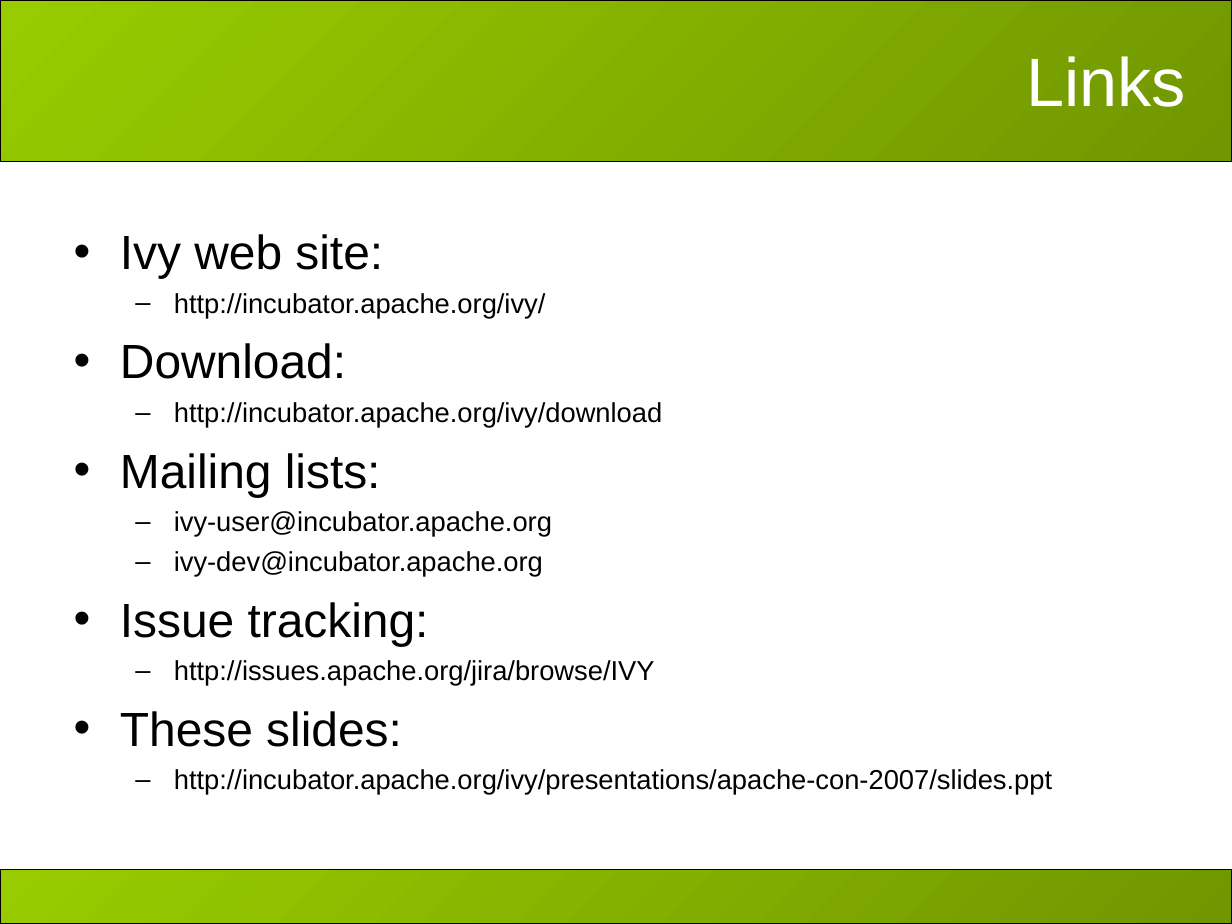
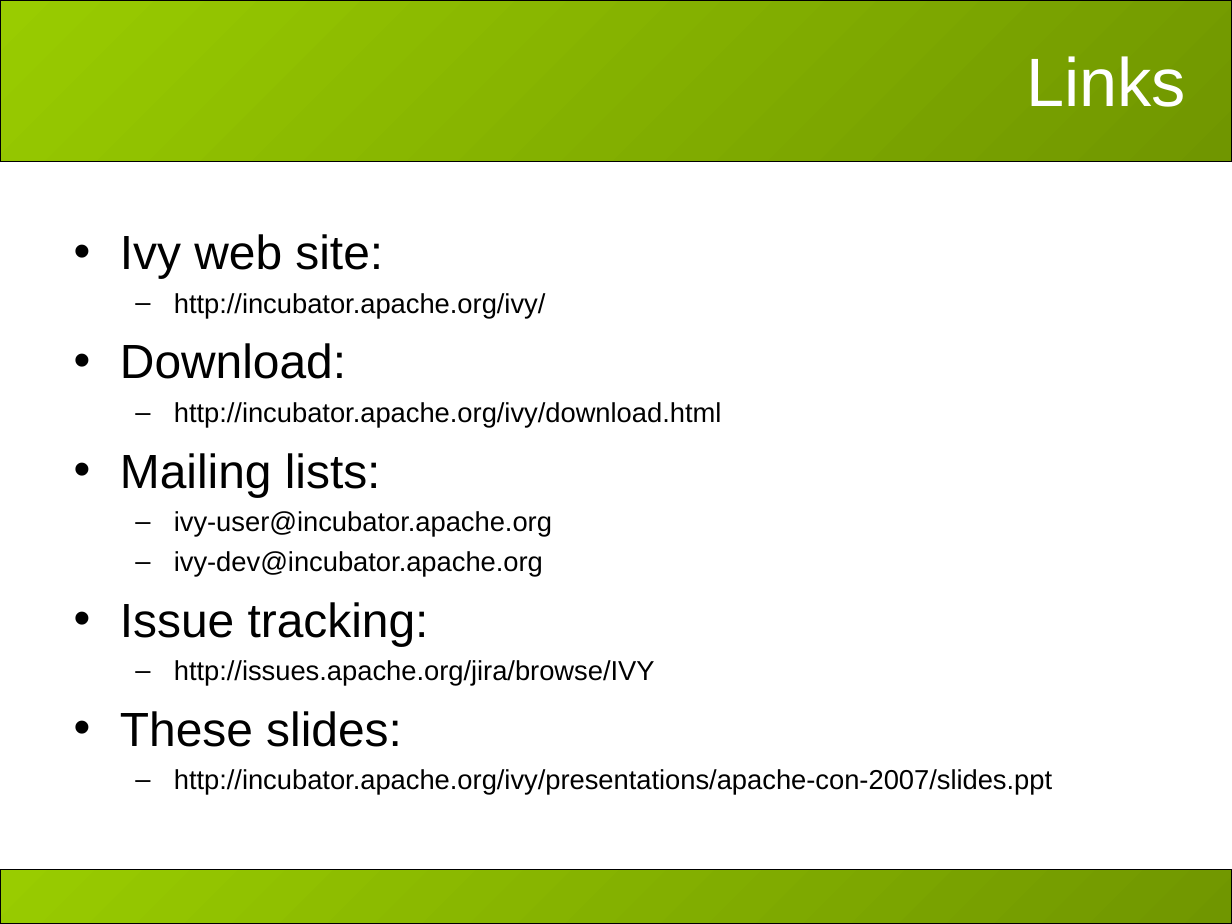
Before and after one commit to hiroyasub/ant-ivy-cregit, a slide deck: slide 29 of doc/presentations/apache-con-2007/slides.ppt. Drawn at 1232x924 pixels with LibreOffice and Linux fonts; fonts in the diff are those of the drawing; background and template pictures are left out. Boxes give left, top, right and bottom in pixels: in the first picture for what was removed or moved away, otherwise in the second. Text is boxed around its words. In the diff, an @@ line names an element or a change of style, - is before the commit and + after.

Commit message:
some ApacheCon presentation updates before the talk: - add demo 3 - slight review of slides - upgrade demos to 2.0 alpha1

Former-commit-id: 4d99e66804d32c29e6928991fba9ca3661418d7d

```diff
--- a/doc/presentations/apache-con-2007/slides.ppt
+++ b/doc/presentations/apache-con-2007/slides.ppt
@@ text at box(174, 402, 722, 428): text changed @@
-  – http://incubator.apache.org/ivy/download
+  – http://incubator.apache.org/ivy/download.html
```
Also in this commit, not shown: 4 other slides changed, 13 other files.
